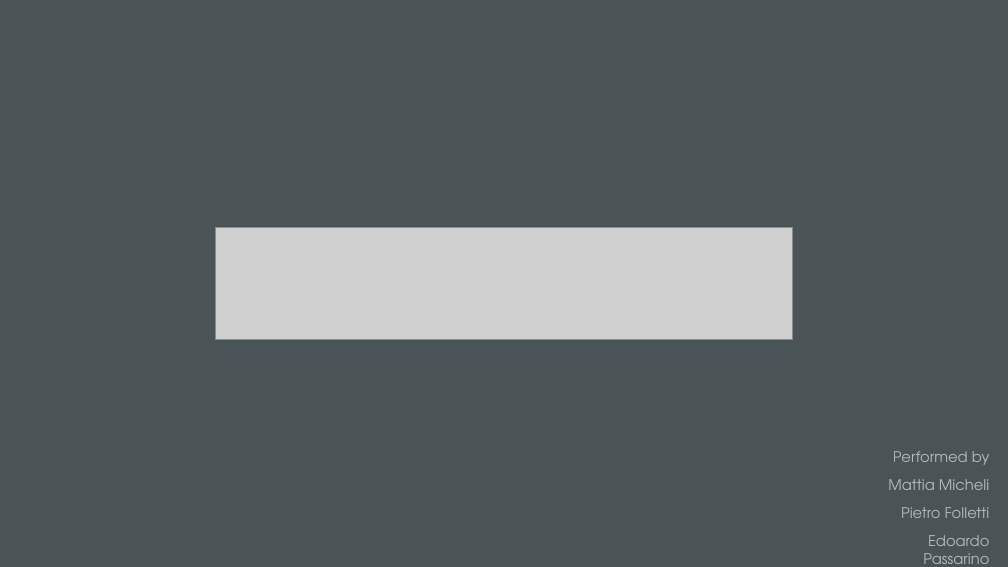
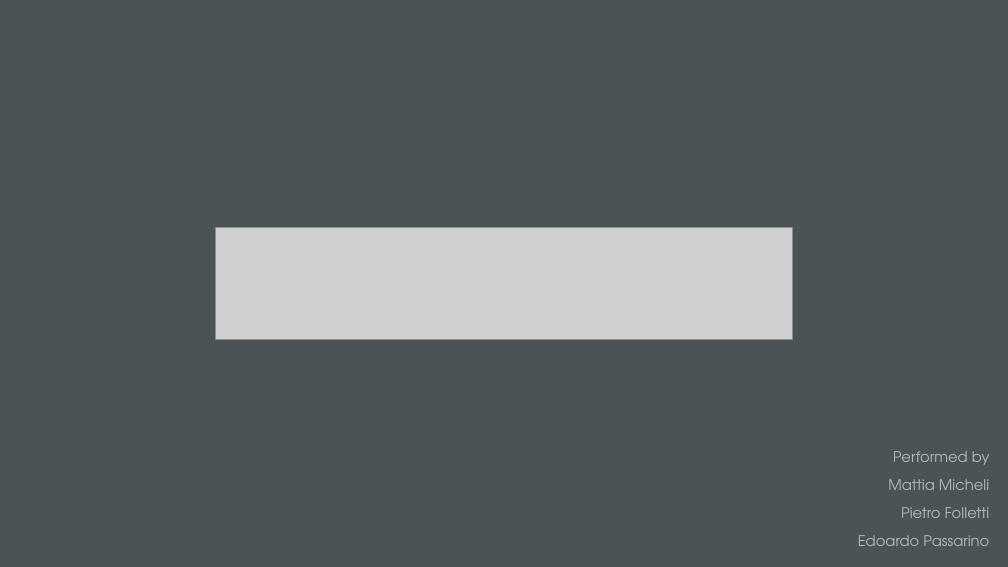
Before and after one commit to EdoPassa/Data_Science_Project_ITS_TTF_2022-23, a slide deck: slide 1 of Final_Offer/Performance_Presentation.pptx. Drawn at 1008x567 pixels with LibreOffice and Linux fonts; fonts in the diff are those of the drawing; grey boxes stand for pictures. Boxes give left, top, right and bottom in pixels: in the first picture for what was removed or moved away, otherwise in the second. Text is boxed around its words. In the diff, an @@ line names an element or a change of style, - is before the commit and + after.

```diff
--- a/Final_Offer/Performance_Presentation.pptx
+++ b/Final_Offer/Performance_Presentation.pptx
@@ subtitle "Performed by" rewrapped from bbox=[888, 451, 990, 564] to bbox=[858, 451, 990, 546] @@
```
Also in this commit, not shown: 2 other slides changed.
